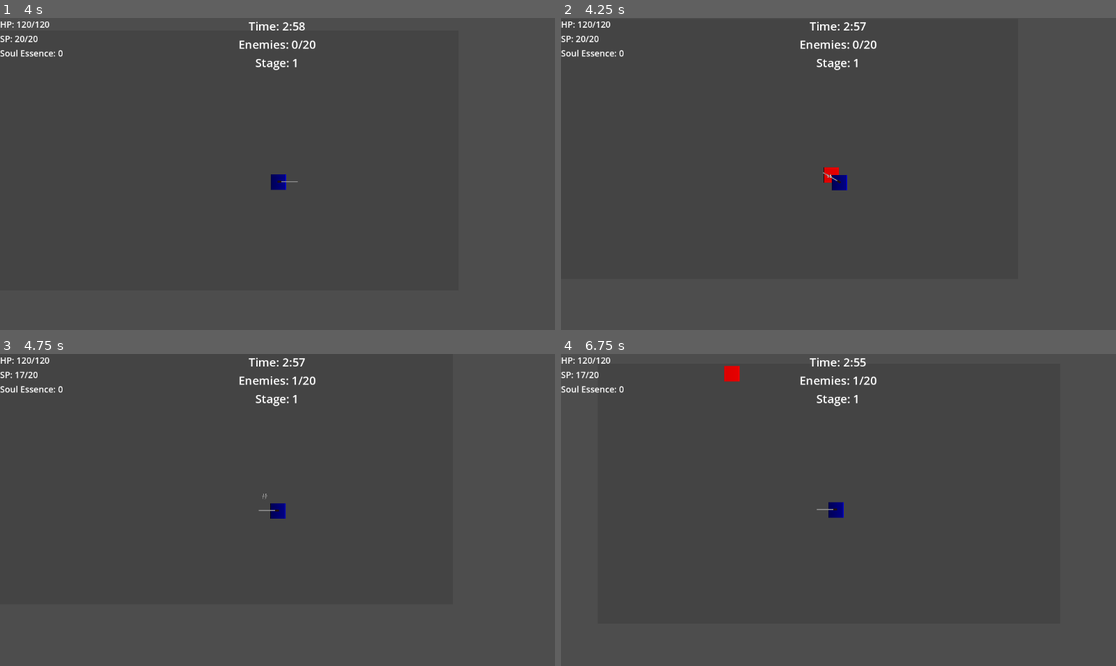
Above: before the commit, frames 1-4 (two rows, left to right).
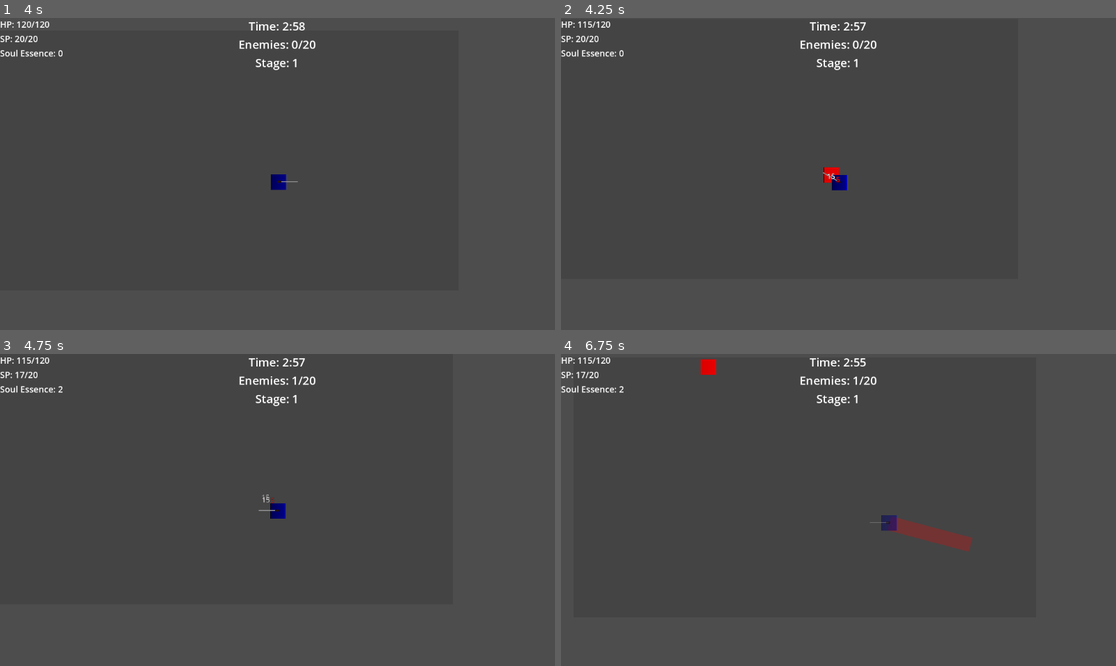
Above: after the commit, the same moments.

Repository: MichelAndary/arena-master-2-godot
Game: Godot game, scene res://scenes/ui/main_menu.tscn
Two runs of this game, one before a commit and one after it. Both use one fixed random seed, a clock stepped at 60 frames per second and the inputs below.
Inputs (mouse positions are in pixels of both pictures, inside the frame that each line leads up to):
- Up to frame 1 (4 s): click "Start Game" at 0.5 s; click "Kairis" at 1.25 s; click "Start Game" at 2 s; tap Enter at 2.75 s; move the mouse to (399, 158) at 2.77 s; hold D (move_right) 2.78-3.53 s; tap Shift (dash) at 2.85, 3.6 s; move the mouse to (166, 189) at 3.52 s; hold S (move_down) from 3.53 s (still down)
- Up to frame 2 (4.25 s): keep holding S (move_down)
- Up to frame 3 (4.75 s): move the mouse to (333, 441) at 4.27 s; release S (move_down) at 4.28 s; hold D (move_right) from 4.28 s (still down); tap Q (ultimate) at 4.35 s; tap Shift (dash) at 4.55 s
- Up to frame 4 (6.75 s): move the mouse to (810, 572) at 5.02 s; release D (move_right) at 5.03 s; hold W (move_up) 5.03-5.78 s; tap Shift (dash) at 5.1, 5.85 s; move the mouse to (1005, 556) at 5.77 s; hold A (move_left) from 5.78 s (still down); tap E (skill) at 6.4 s; move the mouse to (672, 463) at 6.52 s; tap Q (ultimate) at 6.6 s

Frame 1 is identical in both runs. In frame 2, less than 0.1% of the frame differs, in the area x 3-51%, y 1-53%; in frame 3, less than 0.1%; in frame 4, 1.3%, in the area x 3-75%, y 1-64%.

Commit message:
5-14 8:33 update

Diff:
--- /dev/null
+++ b/scenes/portals/portal.gd
@@ -0,0 +1,48 @@
+extends Node2D
+
+enum PortalType { NEXT_STAGE, SHOP, CHALLENGE }
+
+@export var portal_type: PortalType = PortalType.NEXT_STAGE
+var active = false
+
+func _ready():
+	# Set visual appearance based on type
+	match portal_type:
+		PortalType.NEXT_STAGE:
+			$Sprite2D.modulate = Color.BLUE
+		PortalType.SHOP:
+			$Sprite2D.modulate = Color.YELLOW
+		PortalType.CHALLENGE:
+			$Sprite2D.modulate = Color.PURPLE
+
+	# Initially not active
+	visible = false
+	$Area2D/CollisionShape2D.disabled = true
+
+	# Connect to area entered signal
+	$Area2D.body_entered.connect(_on_body_entered)
+
+func activate():
+	visible = true
+	active = true
+	$Area2D/CollisionShape2D.disabled = false
+
+	# Create activation effect
+	var tween = create_tween()
+	tween.tween_property(self, "scale", Vector2(1, 1), 0.5).from(Vector2(0, 0))
+
+func _on_body_entered(body):
+	if active and body.is_in_group("player"):
+		# Save player health
+		GameManager.player_health = body.health
+		# Handle portal based on type
+		match portal_type:
+			PortalType.NEXT_STAGE:
+				print("Next stage portal entered")
+				GameManager.complete_stage()
+			PortalType.SHOP:
+				print("Shop portal entered")
+				# TODO: Implement shop scene transition
+			PortalType.CHALLENGE:
+				print("Challenge portal entered")
+				# TODO: Implement challenge scene
--- /dev/null
+++ b/scenes/portals/portal.tscn
@@ -0,0 +1,19 @@
+[gd_scene load_steps=4 format=3 uid="uid://dyedjmwj3p6d5"]
+
+[ext_resource type="Script" uid="uid://dug6tjc6mr4m2" path="res://scenes/portals/portal.gd" id="1_a8ecv"]
+[ext_resource type="Texture2D" uid="uid://dvt1ypttrmr22" path="res://scenes/portals/Level Portal.png" id="2_ue3fg"]
+
+[sub_resource type="CircleShape2D" id="CircleShape2D_a8ecv"]
+radius = 30.0
+
+[node name="Portal" type="Node2D"]
+script = ExtResource("1_a8ecv")
+
+[node name="Sprite2D" type="Sprite2D" parent="."]
+scale = Vector2(0.2, 0.2)
+texture = ExtResource("2_ue3fg")
+
+[node name="Area2D" type="Area2D" parent="."]
+
+[node name="CollisionShape2D" type="CollisionShape2D" parent="Area2D"]
+shape = SubResource("CircleShape2D_a8ecv")
--- a/scenes/ui/floating_damage.tscn
+++ b/scenes/ui/floating_damage.tscn
@@ -20,5 +20,5 @@
 theme_override_colors/font_color = Color(1, 1, 1, 1)
 theme_override_colors/font_outline_color = Color(0, 0, 0, 1)
 theme_override_constants/outline_size = 2
-theme_override_font_sizes/font_size = 18
+theme_override_font_sizes/font_size = 30
 text = "10"
--- a/scripts/autoload/game_manager.gd
+++ b/scripts/autoload/game_manager.gd
@@ -3,12 +3,15 @@
 # Game state
 enum GameState {MAIN_MENU, CHARACTER_SELECT, PLAYING, GAME_OVER}
 var current_state = GameState.MAIN_MENU
+var freeze_time = false
 
 # Player data
 var selected_character = "Shadow Monarch"
 var player_level = 1
 var current_fragments = 0  # Persistent currency
 var soul_essence = 0  # In-run currency
+var saved_soul_essence = 0
+var player_health = 0
 
 # Run data
 var current_stage = 0
@@ -56,15 +59,38 @@
 	get_tree().change_scene_to_file(game_scene)
 
 func complete_stage():
+	# Save the current soul essence before scene change
+	saved_soul_essence = soul_essence
+	print("GameManager: Saved soul essence before stage change: " + str(saved_soul_essence))
+
+	# Rest of the existing function...
 	current_stage += 1
 	emit_signal("stage_completed")
-
-	# Award fragments (persistent currency)
+	freeze_time = false
+	enemies_killed = 0
 	current_fragments += 5 * current_stage
 
-	# This would transition to next stage
-	# For now, just restart the same arena
+	# This is critical - we need to delay the scene change slightly
+	# to ensure our saved value persists
+	call_deferred("_deferred_scene_change")
+
+func _deferred_scene_change():
+	# Switch scenes
 	get_tree().reload_current_scene()
+
+	# We need to wait a tiny bit for the scene to load
+	await get_tree().process_frame
+
+	# Restore soul essence
+	soul_essence = saved_soul_essence
+	print("GameManager: Restored soul essence after stage change: " + str(soul_essence))
+
+	# Force UI update
+	await get_tree().process_frame
+	var hud = get_tree().get_first_node_in_group("game_hud")
+	if hud and hud.has_method("update_soul_essence_display"):
+		hud.update_soul_essence_display()
+		print("GameManager: Manually updated HUD with soul essence: " + str(soul_essence))
 
 func game_over():
 	current_state = GameState.GAME_OVER
--- a/scripts/characters/kairis.gd
+++ b/scripts/characters/kairis.gd
@@ -11,6 +11,16 @@
 @onready var weapon_animator = $WeaponAnimator
 @onready var dagger_hit_area = $WeaponSystem/DaggerHolder/DaggerHitArea
 
+#Skill
+var skill_dash_speed = 800
+var skill_dash_distance = 350  # Maximum dash distance
+var is_skill_dashing = false
+var is_invulnerable = false
+var dash_rect_width = 60  # Width of the dash attack rectangle
+var dash_path_start = Vector2.ZERO  # Start position of dash
+var dash_path_end = Vector2.ZERO    # End position of dash
+var dash_path_visible = false       # Whether to draw the path
+
 # Kairis signals
 signal sp_changed(current, maximum)
 
@@ -35,33 +45,127 @@
 
 # Override skill method (E key)
 func use_skill():
-	if current_state != State.DEAD and skill_timer <= 0:
+	if current_state != State.DEAD and skill_timer <= 0 and !is_skill_dashing:
 		print("Using Shadow Strike")
+
+		# Get mouse position in world coordinates
+		var mouse_pos = get_global_mouse_position()
+
+		# Calculate dash direction and target
+		var dash_direction = (mouse_pos - global_position).normalized()
+		var dash_target = global_position + (dash_direction * min(global_position.distance_to(mouse_pos), skill_dash_distance))
+
+		# Set up dash path for drawing
+		dash_path_start = global_position
+		dash_path_end = dash_target
+		dash_path_visible = true
+
+		# Force redraw to show path
+		queue_redraw()
+
+		# Wait briefly to show the dash path
+		await get_tree().create_timer(0.15).timeout
+
+		# Start dash
 		current_state = State.USING_SKILL
 		skill_timer = skill_cooldown
-
-		# Shadow Strike logic - dash and damage enemies in path
-		var strike_direction = input_direction
-		if strike_direction == Vector2.ZERO and target_enemy:
-			strike_direction = (target_enemy.global_position - global_position).normalized()
-		elif strike_direction == Vector2.ZERO:
-			strike_direction = Vector2.RIGHT  # Default direction if no input or target
-
-		# Move in strike direction
-		velocity = strike_direction * dash_speed * 1.5
-		move_and_slide()
-
-		# Deal damage to enemies in path
-		for enemy in enemies_in_range:
-			# Calculate if enemy is in the strike path
-			var angle_to_enemy = abs(strike_direction.angle_to((enemy.global_position - global_position).normalized()))
-			if angle_to_enemy < 0.5:  # About 30 degrees
+		is_skill_dashing = true
+		is_invulnerable = true
+
+		# Store initial position for damage calculation
+		var start_pos = global_position
+
+		# Make character semi-transparent during dash
+		modulate.a = 0.5
+
+		# Perform the dash
+		var tween = create_tween()
+		tween.tween_property(self, "global_position", dash_target, 0.2)
+		tween.tween_callback(func(): _finish_skill_dash())
+
+		# Damage enemies in the path
+		await get_tree().process_frame  # Wait a frame to ensure tween starts
+		_damage_enemies_in_rectangle(start_pos, dash_target)
+
+# Override the _draw method to draw the dash path
+func _draw():
+	if dash_path_visible:
+		var direction = (dash_path_end - dash_path_start).normalized()
+		var length = dash_path_start.distance_to(dash_path_end)
+
+		# Calculate rectangle corners (in local coordinates)
+		var perp = Vector2(-direction.y, direction.x) * (dash_rect_width/2)
+		var start_to_local = dash_path_start - global_position
+		var end_to_local = dash_path_end - global_position
+
+		var points = [
+			start_to_local + perp,  # Top-left
+			end_to_local + perp,    # Top-right
+			end_to_local - perp,    # Bottom-right
+			start_to_local - perp   # Bottom-left
+		]
+
+		# Draw filled rectangle
+		draw_colored_polygon(points, Color(1, 0, 0, 0.5))
+
+# Function to damage enemies in the rectangular path
+func _damage_enemies_in_rectangle(start_pos, end_pos):
+	# Get all enemies in the scene
+	var enemies = get_tree().get_nodes_in_group("enemies")
+	var direction = (end_pos - start_pos).normalized()
+	var dash_length = start_pos.distance_to(end_pos)
+	var half_width = dash_rect_width / 2
+
+	# Perpendicular vector to the dash direction
+	var perp = Vector2(-direction.y, direction.x)
+
+	# For debugging
+	print("Checking enemies in dash rectangle from " + str(start_pos) + " to " + str(end_pos))
+
+	# Check each enemy
+	for enemy in enemies:
+		var enemy_pos = enemy.global_position
+
+		# Vector from start to enemy
+		var to_enemy = enemy_pos - start_pos
+
+		# Project onto dash direction
+		var proj_along = to_enemy.dot(direction)
+
+		# Check if within dash length
+		if proj_along >= 0 and proj_along <= dash_length:
+			# Project onto perpendicular direction
+			var proj_perp = abs(to_enemy.dot(perp))
+
+			# Check if within rectangle width
+			if proj_perp <= half_width:
 				if enemy.has_method("take_damage"):
-					enemy.take_damage(base_damage * 2, self)  # Double damage
-
-		# Return to normal state
-		await get_tree().create_timer(0.5).timeout
-		current_state = State.IDLE
+					enemy.take_damage(base_damage * 2, self)
+					print("Shadow Strike hit " + enemy.name)
+
+# Function to clean up after dash
+func _finish_skill_dash():
+	is_skill_dashing = false
+	is_invulnerable = false
+	modulate.a = 1.0  # Restore opacity
+	current_state = State.IDLE
+
+	# Hide dash path
+	dash_path_visible = false
+	queue_redraw()
+
+# Override take_damage to check for invulnerability
+func take_damage(amount):
+	if is_invulnerable:
+		print("Attack blocked - invulnerable during skill!")
+		return
+
+	# Call parent implementation
+	super.take_damage(amount)
+
+
+
+
 
 # Override ultimate method (Q key)
 func use_ultimate():
--- a/scripts/enemies/base_enemy.gd
+++ b/scripts/enemies/base_enemy.gd
@@ -167,10 +167,14 @@
 	# Check if dead
 	if health <= 0:
 		die(source)
-	else:
-		# Briefly stun
-		stun_timer = 0.3
-		current_state = State.STUNNED
+
+	# REMOVE THESE LINES:
+	# else:
+	#    # Briefly stun
+	#    stun_timer = 0.3
+	#    current_state = State.STUNNED
+
+	# The enemy will now continue in its current state even after being hit
 
 func die(source=null):
 	# Change state to dead
--- a/scripts/enemies/enemy_spawner.gd
+++ b/scripts/enemies/enemy_spawner.gd
@@ -11,8 +11,13 @@
 var signal_connected = false
 
 func _ready():
+	# Add to group for easy access
+	add_to_group("enemy_spawner")
 	# Set the total number of enemies for this stage
 	GameManager.enemies_total = max_total_enemies
+
+	# Reset enemies_killed to ensure it starts from 0 for this stage
+	GameManager.enemies_killed = 0
 
 	# Connect to enemy_killed signal to track active enemies
 	# IMPORTANT: Only connect once to avoid recursive calls
@@ -76,36 +81,93 @@
 	if enemies_spawned >= max_total_enemies and active_enemies <= 0:
 		# All enemies defeated, open portal
 		print("All enemies defeated! Opening portal...")
+
+		# We need to give a slight delay to ensure the last enemy's
+		# soul essence has been created before we try to collect it
+		await get_tree().create_timer(0.5).timeout
+
+		 # Freeze time - add this line
+		GameManager.freeze_time = true
+
+		# Apply glitch effect to timer - add this line
+		var hud = get_tree().get_first_node_in_group("game_hud")
+		if hud and hud.has_method("start_timer_glitch_effect"):
+			hud.start_timer_glitch_effect()
+
 		open_portal()
 
 func open_portal():
-	# In a full implementation, this would spawn a portal entity
-	# For now, just notify the game that the stage is completed
-	print("Portal opened! Stage complete.")
+	print("All enemies defeated! Opening portals...")
 
-	# Wait a bit and then complete stage
-	await get_tree().create_timer(3.0).timeout
-	GameManager.complete_stage()
+	# Collect 50% of uncollected soul essence
+	collect_remaining_essence()
+
+	# Determine which portals to spawn
+	var spawn_shop = randf() < 0.15  # 15% chance
+	var spawn_challenge = randf() < 0.10  # 10% chance
+
+	# Use absolute coordinates for a 1920x1080 stage
+	var stage_width = 1920
+	var stage_height = 1080
+
+	# Create a reference to the level node (or main scene node)
+	var level_node = get_tree().current_scene
+
+	# Main portal - CENTER-NORTH position (always spawns)
+	var main_portal = load("res://scenes/portals/portal.tscn").instantiate()
+	main_portal.portal_type = main_portal.PortalType.NEXT_STAGE
+	# Position it in the center-top area
+	main_portal.position = Vector2(stage_width / 2, 200)
+	level_node.add_child(main_portal)
+	main_portal.activate()
+
+	# Shop portal - WEST position (chance-based)
+	if spawn_shop:
+		var shop_portal = load("res://scenes/portals/portal.tscn").instantiate()
+		shop_portal.portal_type = shop_portal.PortalType.SHOP
+		# Position it on the left side, center-height
+		shop_portal.position = Vector2(200, stage_height / 2)
+		level_node.add_child(shop_portal)
+		shop_portal.activate()
+
+	# Challenge portal - EAST position (chance-based)
+	if spawn_challenge:
+		var challenge_portal = load("res://scenes/portals/portal.tscn").instantiate()
+		challenge_portal.portal_type = challenge_portal.PortalType.CHALLENGE
+		# Position it on the right side, center-height
+		challenge_portal.position = Vector2(stage_width - 200, stage_height / 2)
+		level_node.add_child(challenge_portal)
+		challenge_portal.activate()
 
 func collect_remaining_essence():
 	# Find all soul essence items in the scene
 	var essence_items = get_tree().get_nodes_in_group("soul_essence")
 	var total_collected = 0
 
-	# For each item, collect 50% of its value
+	# Get player reference
+	var player = get_tree().get_first_node_in_group("player")
+
+	# For each item, collect 50% of its value and magnetize
 	for item in essence_items:
+		# Calculate 50% value
 		var half_value = ceil(item.value / 2.0)  # Round up to nearest integer
 		total_collected += half_value
 
-		# Create a pickup effect
-		var tween = create_tween()
-		tween.tween_property(item, "scale", Vector2(0, 0), 0.2)
-		tween.tween_callback(item.queue_free)
+		# Update item's value to the reduced amount
+		item.value = half_value
 
-	# Add to player's soul essence
-	if total_collected > 0:
-		GameManager.soul_essence += total_collected
-		print("Collected " + str(total_collected) + " remaining Soul Essence at 50% value")
+		# Find player if not already found
+		if player and not item.player:
+			item.player = player
 
-		# Update UI
-		GameManager.emit_signal("soul_essence_collected")  # Use the proper signal
+		# Set to magnetized - move quickly to player
+		item.magnetized = true
+		item.move_speed = 300  # Make them move faster than normal pickup
+
+		print("Soul essence item magnetized with value: " + str(half_value))
+
+	print("Total soul essence to be collected: " + str(total_collected))
+	print("===DEBUG===")
+	print("Total soul essence to be collected: " + str(total_collected))
+	print("Current GameManager.soul_essence before collection: " + str(GameManager.soul_essence))
+	print("===========")
--- a/scripts/levels/basic_arena.gd
+++ b/scripts/levels/basic_arena.gd
@@ -23,8 +23,11 @@
 
 		player.global_position = spawn_position
 
+
 		# Add player to scene
 		add_child(player)
+
+
 
 		# Connect player to HUD
 		var hud = $GameUI/HUD
@@ -32,3 +35,7 @@
 			hud.connect_player_signals(player)
 
 		print("Player spawned: " + GameManager.selected_character)
+	if GameManager.current_stage > 1 and GameManager.player_health > 0:
+		player.health = GameManager.player_health
+		# Make sure to update the health display
+		player.update_health_display()
--- a/scripts/pickups/soul_essence.gd
+++ b/scripts/pickups/soul_essence.gd
@@ -3,7 +3,7 @@
 var value = 1  # Default value of this soul essence
 var pickup_radius = 80  # How close player needs to be for automatic pickup
 var magnetized = false  # If true, will move toward player
-var move_speed = 200  # Speed at which it moves toward player
+var move_speed = 300  # Speed at which it moves toward player
 var player = null
 var picked_up = false  # Flag to prevent multiple pickups
 
@@ -57,28 +57,33 @@
 		pickup()
 
 func pickup():
+	# Prevent double pickup
 	if picked_up:
 		return
 
 	picked_up = true
+	# Store the value being added
+	var pickup_value = value
 
-	# Store the value to display
-	var essence_value = value
-
-	# Get current total before adding
-	var before_total = GameManager.soul_essence
+	# Debug print before
+	print("PICKUP: Before - GameManager soul essence: " + str(GameManager.soul_essence))
 
 	# Add to player's soul essence
-	GameManager.soul_essence += essence_value
+	GameManager.soul_essence += pickup_value
 
-	# Get new total
-	var after_total = GameManager.soul_essence
+	# Debug print after
+	print("PICKUP: After - GameManager soul essence: " + str(GameManager.soul_essence) + " (added " + str(pickup_value) + ")")
 
-	# Notify UI
+	# Explicitly update UI by finding the HUD and calling the update function
+	var hud = get_tree().get_first_node_in_group("game_hud")
+	if hud and hud.has_method("update_soul_essence_display"):
+		hud.update_soul_essence_display()
+		print("PICKUP: Manually called HUD update")
+	else:
+		print("PICKUP: ERROR - HUD not found for updating")
+
+	# Emit signal (this wasn't working before)
 	GameManager.emit_signal("soul_essence_collected")
-
-	# Print debug info
-	print("Picked up " + str(essence_value) + " Soul Essence! Before: " + str(before_total) + ", After: " + str(after_total))
 
 	# Play pickup effect before disappearing
 	var tween = create_tween()
--- a/scripts/ui/game_hud.gd
+++ b/scripts/ui/game_hud.gd
@@ -2,6 +2,10 @@
 
 var stage_time = 180  # 3 minutes in seconds
 var time_remaining = 180
+var timer_glitching = false
+var next_glitch_time = 0.0
+var is_currently_glitched = false
+var original_timer_position = Vector2.ZERO
 
 # References to UI elements
 @onready var timer_label = $TopBarContainer/CenterInfoContainer/TimerLabel
@@ -14,6 +18,8 @@
 @onready var stage_label = $TopBarContainer/CenterInfoContainer/StageLabel
 
 func _ready():
+	# Add to group for easy access
+	add_to_group("game_hud")
 	# Initialize UI
 	time_remaining = stage_time
 	update_timer_display()
@@ -27,13 +33,18 @@
 	GameManager.connect("stage_completed", Callable(self, "update_stage_display"))
 
 func _process(delta):
-	# Update timer
-	if time_remaining > 0:
-		time_remaining -= delta
-		if time_remaining <= 0:
-			time_remaining = 0
-			on_timer_expired()
+	# Update timer only if time isn't frozen
+	if !GameManager.freeze_time:
+		if time_remaining > 0:
+			time_remaining -= delta
+			if time_remaining <= 0:
+				time_remaining = 0
+				on_timer_expired()
 		update_timer_display()
+
+	# Handle timer glitch effect if active
+	if timer_glitching:
+		update_timer_glitch(delta)
 
 func update_timer_display():
 	timer_label.text = "Time: " + GameManager.format_time(int(time_remaining))
@@ -67,7 +78,9 @@
 	sp_label.text = "SP: " + str(current) + "/" + str(maximum)
 
 func update_soul_essence_display():
-	soul_essence_label.text = "Soul Essence: " + str(GameManager.soul_essence)
+	var value_to_display = int(GameManager.soul_essence)
+	soul_essence_label.text = "Soul Essence: " + str(value_to_display)
+	print("HUD: Updated soul essence display to: " + str(value_to_display))
 
 func update_stage_display():
 	stage_label.text = "Stage: " + str(GameManager.current_stage)
@@ -75,7 +88,52 @@
 func on_timer_expired():
 	print("Time's up! Opening portal...")
 
-	# In a full implementation, this would spawn a portal
-	# For now, just complete the stage after a short delay
-	await get_tree().create_timer(3.0).timeout
-	GameManager.complete_stage()
+	# Open portal even if enemies remain
+	var enemy_spawner = get_tree().get_first_node_in_group("enemy_spawner")
+	if enemy_spawner and enemy_spawner.has_method("open_portal"):
+		enemy_spawner.open_portal()
+	else:
+		# Fallback if no spawner found
+		await get_tree().create_timer(3.0).timeout
+		GameManager.complete_stage()
+
+func start_timer_glitch_effect():
+	timer_glitching = true
+	is_currently_glitched = false
+	next_glitch_time = randf_range(0.1, 0.8) # First glitch happens soon
+
+	# Store original properties
+
+	original_timer_position = timer_label.position
+
+# Add this function for updating the glitch
+func update_timer_glitch(delta):
+	next_glitch_time -= delta
+
+	if next_glitch_time <= 0:
+		# Toggle glitch state
+		is_currently_glitched = !is_currently_glitched
+
+		if is_currently_glitched:
+			# Apply glitch effect
+			# Shift position slightly
+			#var position_offset = Vector2(randf_range(-3, 3), randf_range(-3, 3))
+			#timer_label.position = original_timer_position + position_offset
+
+			# Apply color distortion
+			var color_distort = randf_range(0.7, 1.0)
+			timer_label.add_theme_color_override("font_color", Color(1.0, color_distort, color_distort))
+
+			# Maybe skew or apply other transforms
+			timer_label.rotation_degrees = randf_range(-2, 2)
+
+			# Set shorter duration for glitch state
+			next_glitch_time = randf_range(0.05, 0.2)
+		else:
+			# Return to normal
+			timer_label.position = original_timer_position
+			timer_label.remove_theme_color_override("font_color")
+			timer_label.rotation_degrees = 0
+
+			# Set longer duration for normal state
+			next_glitch_time = randf_range(0.3, 0.8)
Binary file added: scenes/portals/Level Portal.png
Not shown, added: scenes/portals/Level Portal.png.import
Not shown, added: scenes/portals/portal.gd.uid
Not shown, changed: Trees/Ruler of the Undead/Skill Tree.drawio.pdf
